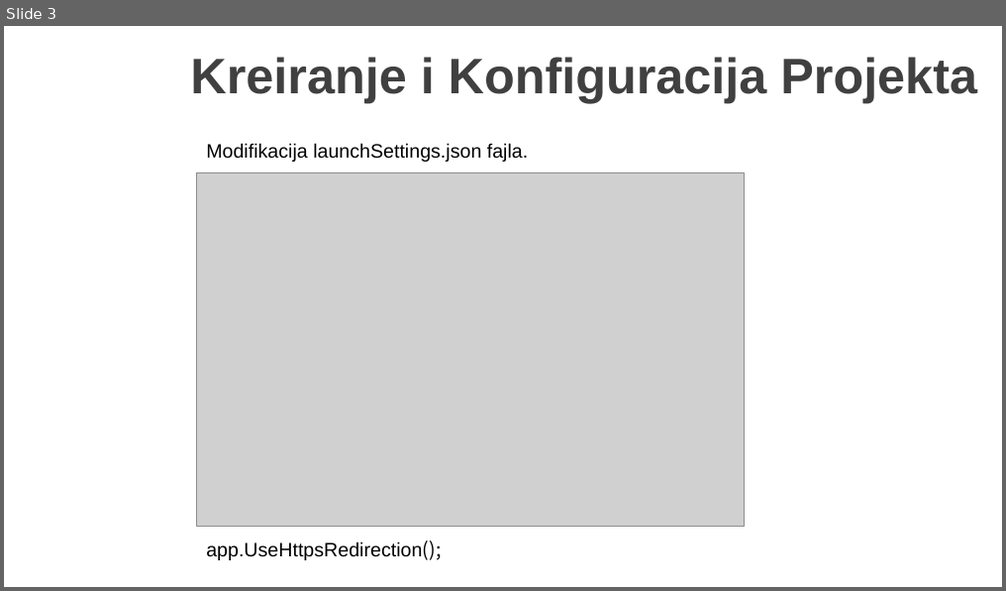
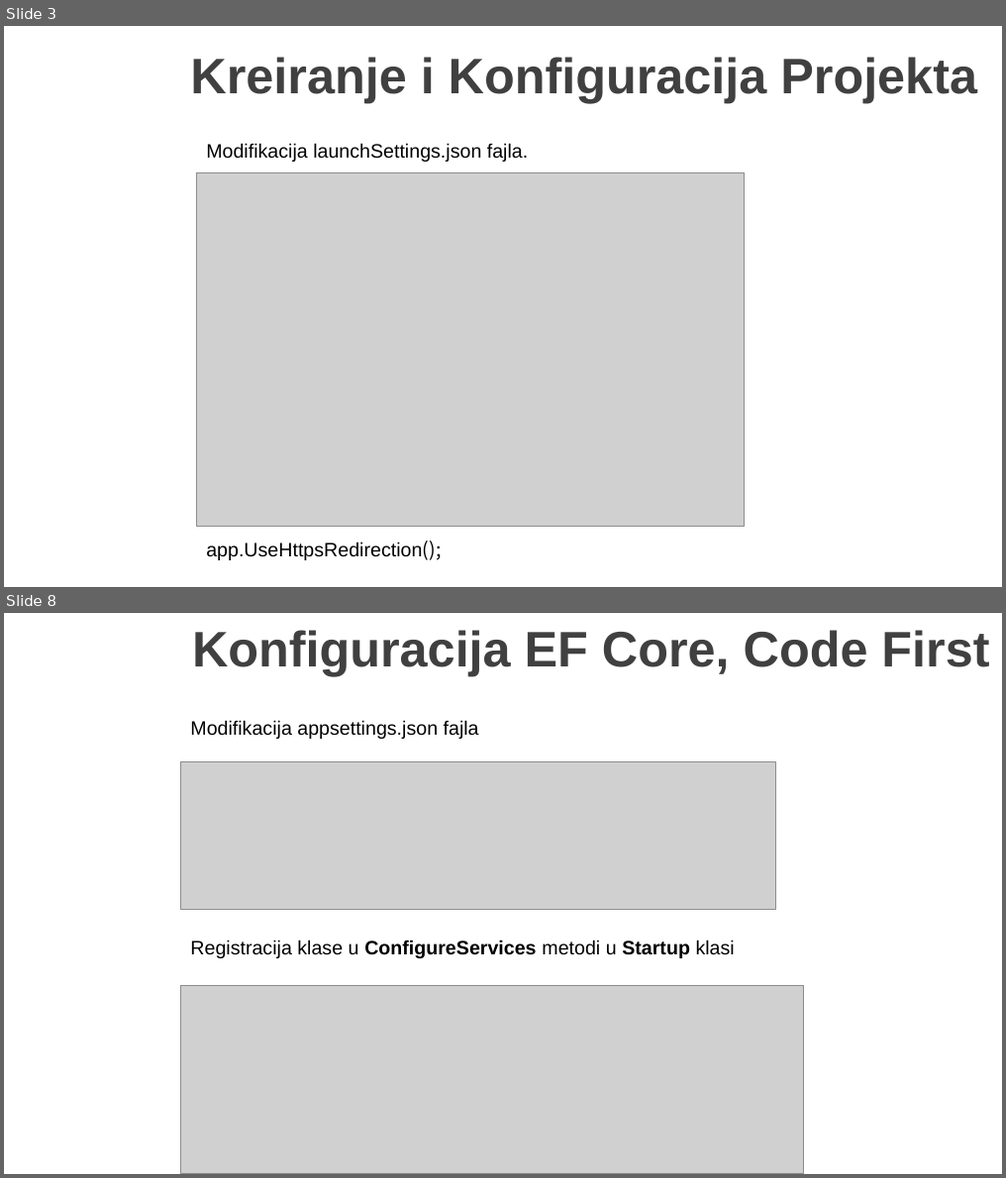
Before and after one commit to MarinkoSpasojevic/predavanje-netcore-angular, a slide deck: .NET Core i Angular Web Dev.pptx. Shown one above the other, each under a label of ours: slide 3 before the commit, slides 3 and 8 after it; the slides between them are not shown. The pictures are 1006x591 and 1006x1178 pixels, drawn with LibreOffice and Linux fonts; fonts in the diff are those of the drawing; grey boxes stand for pictures; background and template pictures are left out. Boxes give left, top, right and bottom in pixels: in the first picture for what was removed or moved away, otherwise in the second. Text is boxed around its words. In the diff, an @@ line names an element or a change of style, - is before the commit and + after.

```diff
--- a/.NET Core i Angular Web Dev.pptx
+++ b/.NET Core i Angular Web Dev.pptx
@@ slide 8 added at <box>4,613,1002,1174</box>, background picture (left out) @@
@@ title added at <box>192,630,989,676</box>, 36 pt, text #404040, bold @@
+Konfiguracija EF Core, Code First
@@ text added at <box>190,720,479,739</box>, 14 pt, text #000000 @@
+Modifikacija appsettings.json fajla
@@ picture added at <box>180,761,775,909</box> @@
@@ text added at <box>190,940,735,959</box>, 14 pt, text #000000 @@
+Registracija klase u ConfigureServices metodi u Startup klasi
@@ picture added at <box>180,986,803,1174</box> @@
```
Also in this commit, not shown: 10 other slides added, 22 other files.
